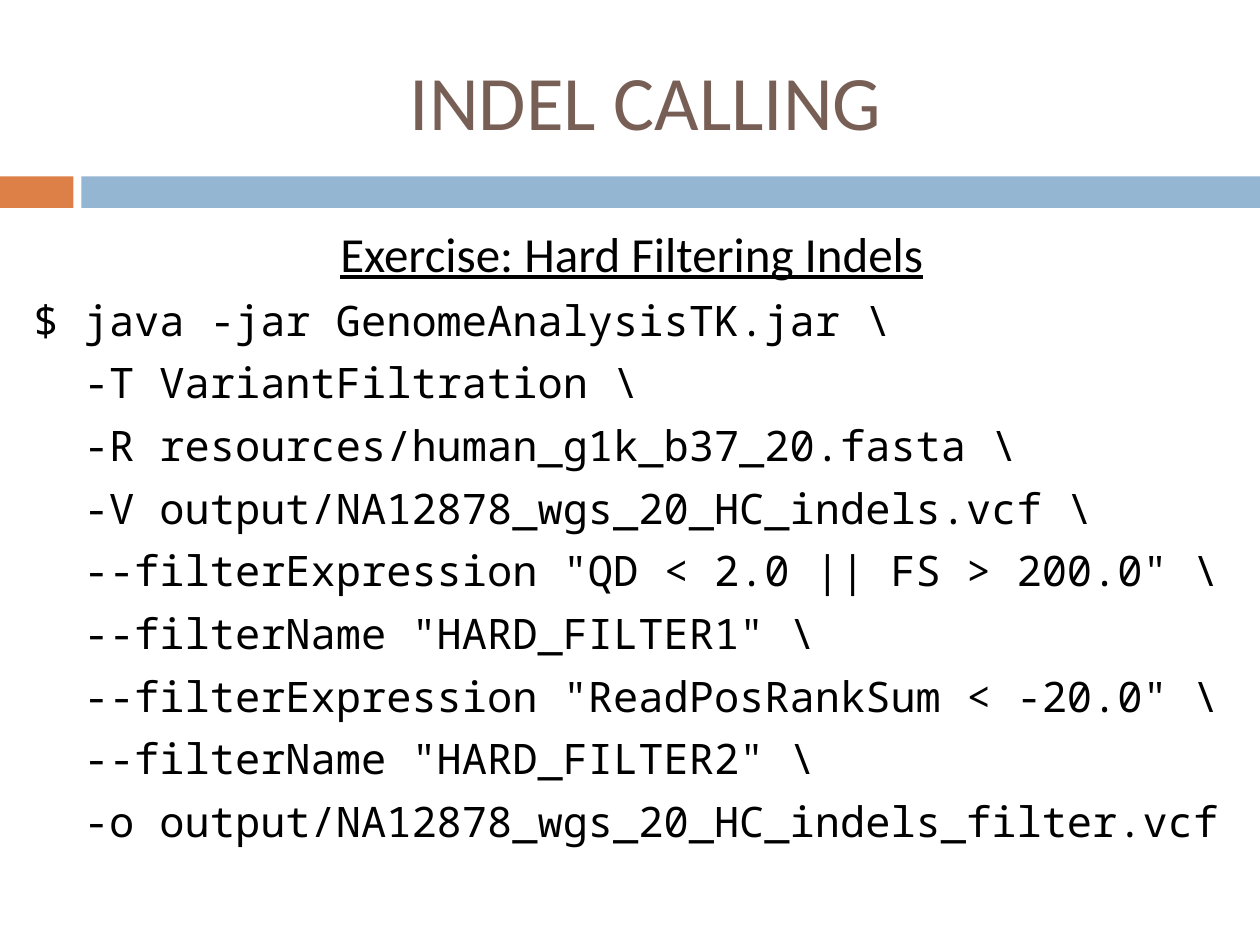
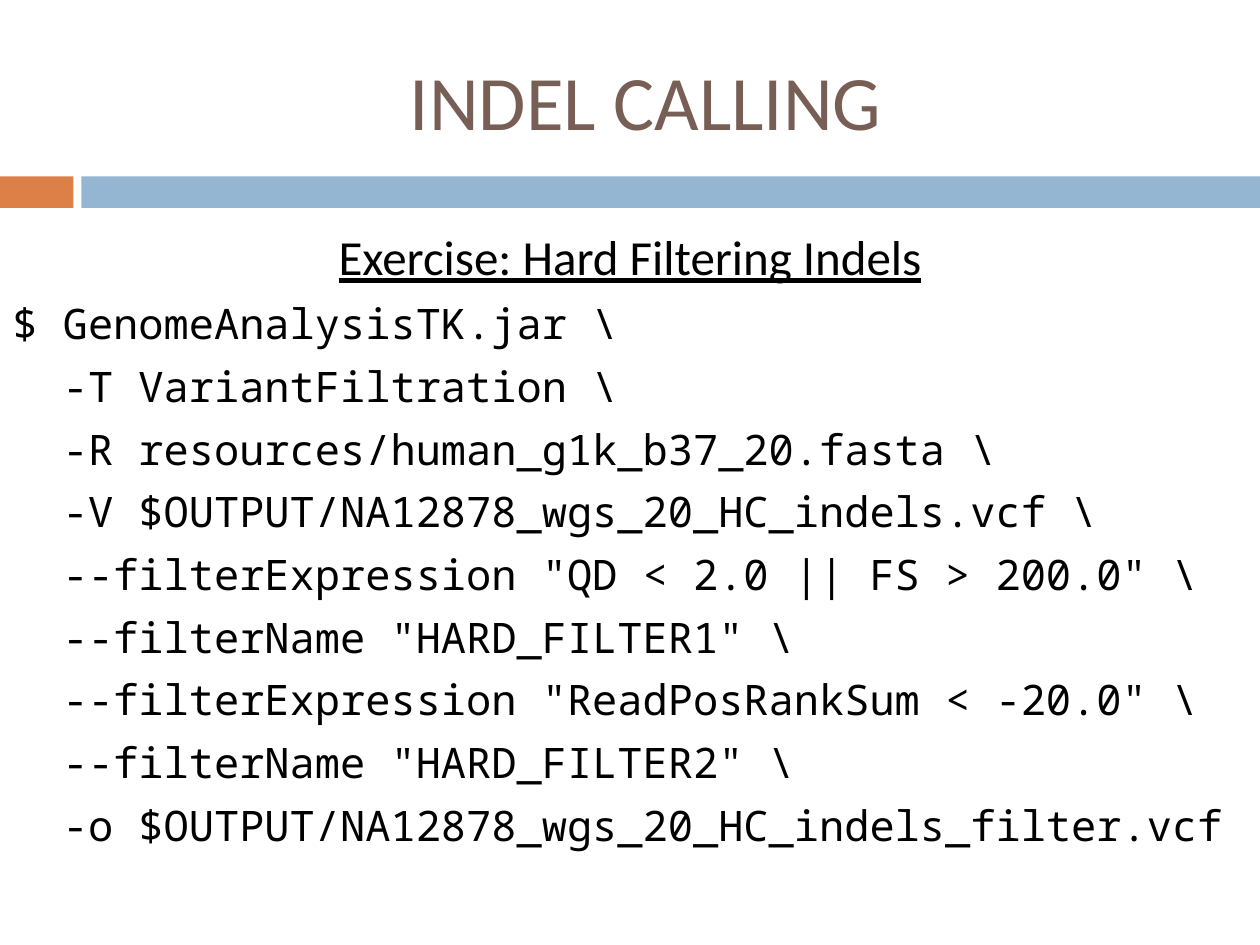
Before and after one commit to jdidion/OpenBioinformaticsWorkshops, a slide deck: slide 14 of development/AdvancedDNASeq/slides/Part2_Indels.pptx (slide 12 before the commit). Drawn at 1260x945 pixels with LibreOffice and Linux fonts; fonts in the diff are those of the drawing. Boxes give left, top, right and bottom in pixels: in the first picture for what was removed or moved away, otherwise in the second. Text is boxed around its words. In the diff, an @@ line names an element or a change of style, - is before the commit and + after.

```diff
--- a/development/AdvancedDNASeq/slides/Part2_Indels.pptx
+++ b/development/AdvancedDNASeq/slides/Part2_Indels.pptx
@@ text "Exercise: Hard Filtering Indels": place and size @@
-text "Exercise: Hard Filtering Indels" at bbox=[84, 238, 1218, 848]
+text "Exercise: Hard Filtering Indels" at bbox=[63, 241, 1222, 852]
@@ text at bbox=[63, 307, 567, 350]: text changed @@
-$ java -jar GenomeAnalysisTK.jar \
+$ GenomeAnalysisTK.jar \
@@ text at bbox=[63, 495, 1046, 538]: text changed @@
--V output/NA12878_wgs_20_HC_indels.vcf \
+-V $OUTPUT/NA12878_wgs_20_HC_indels.vcf \
@@ text at bbox=[63, 809, 1222, 852]: text changed @@
--o output/NA12878_wgs_20_HC_indels_filter.vcf
+-o $OUTPUT/NA12878_wgs_20_HC_indels_filter.vcf
```
Also in this commit, not shown: 2 other slides changed, 2 slides added, 3 other files.
